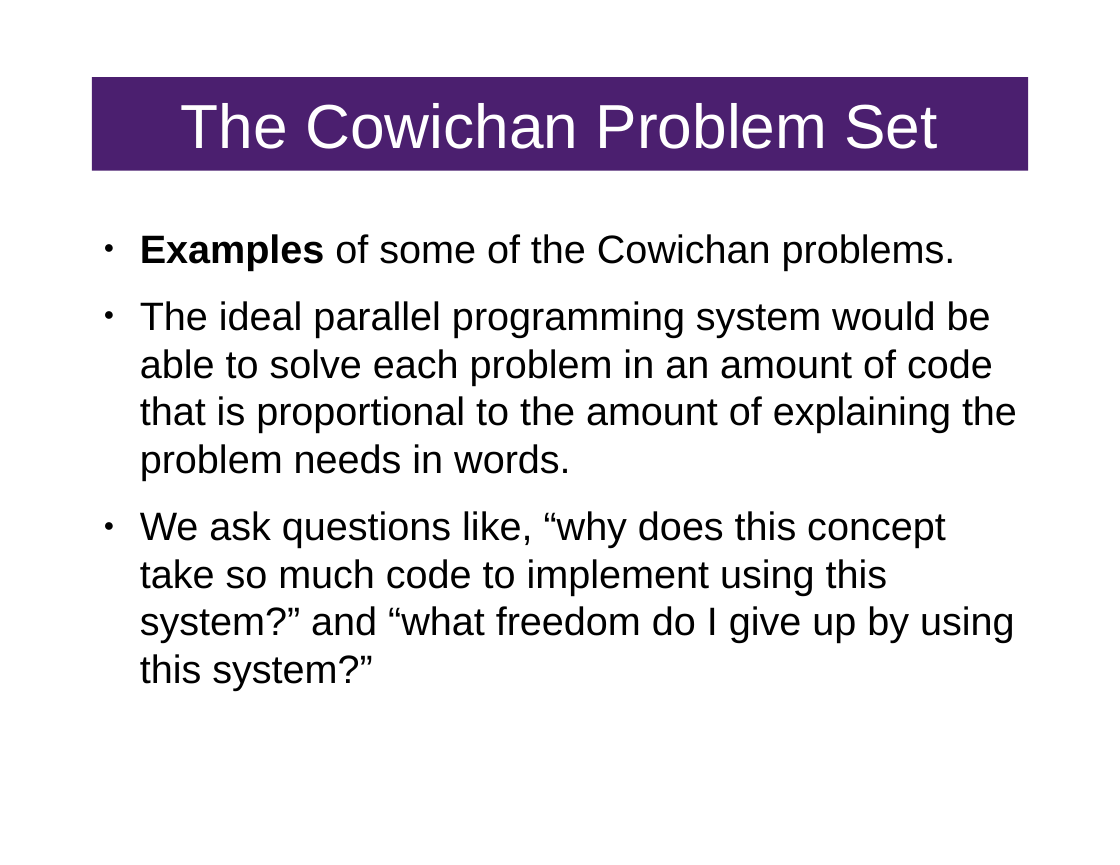
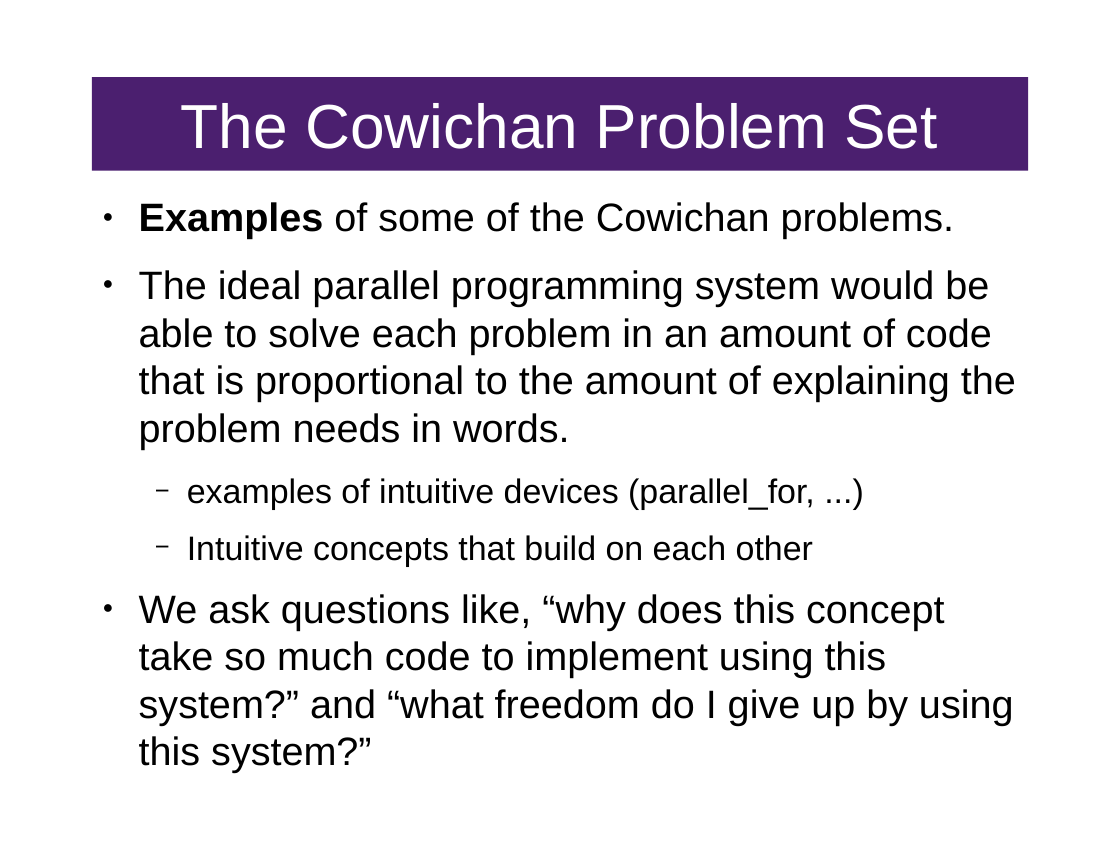
Before and after one commit to FractalDesigns/cowichan-1, a slide deck: slide 7 of presentation-june.odp. Drawn at 1120x865 pixels with LibreOffice and Linux fonts; fonts in the diff are those of the drawing. Boxes give left, top, right and bottom in pixels: in the first picture for what was removed or moved away, otherwise in the second. Text is boxed around its words. In the diff, an @@ line names an element or a change of style, - is before the commit and + after.

```diff
--- a/presentation-june.odp
+++ b/presentation-june.odp
@@ text "Examples of some of the ...": place and size @@
-text "Examples of some of the ..." at (140, 234, 1017, 690)
+text "Examples of some of the ..." at (139, 202, 1016, 773)
@@ text at (187, 478, 815, 567): paragraphs added @@
+  − examples of intuitive devices (parallel_for, ...)
+  − Intuitive concepts that build on each other
```
Also in this commit, not shown: 3 other slides changed, 1 other file.
